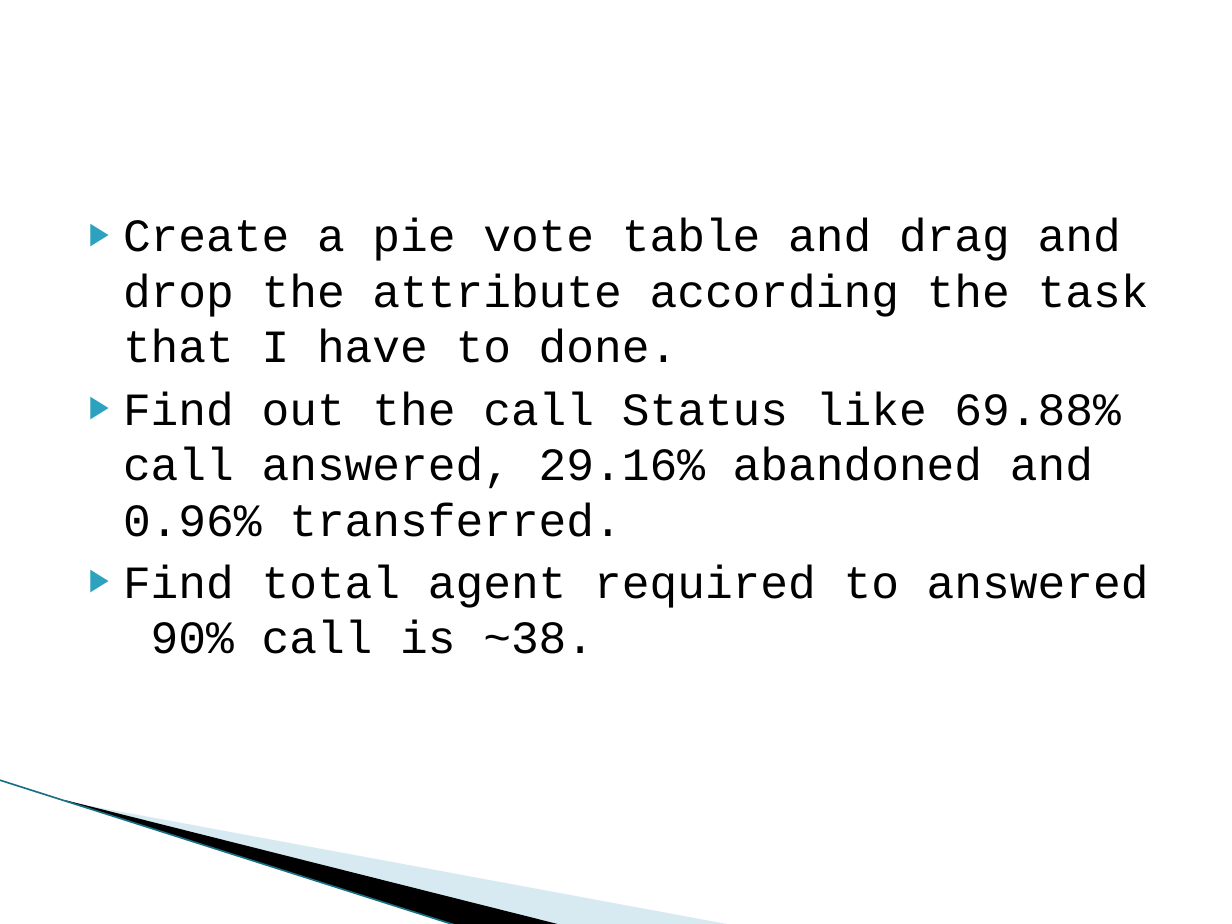
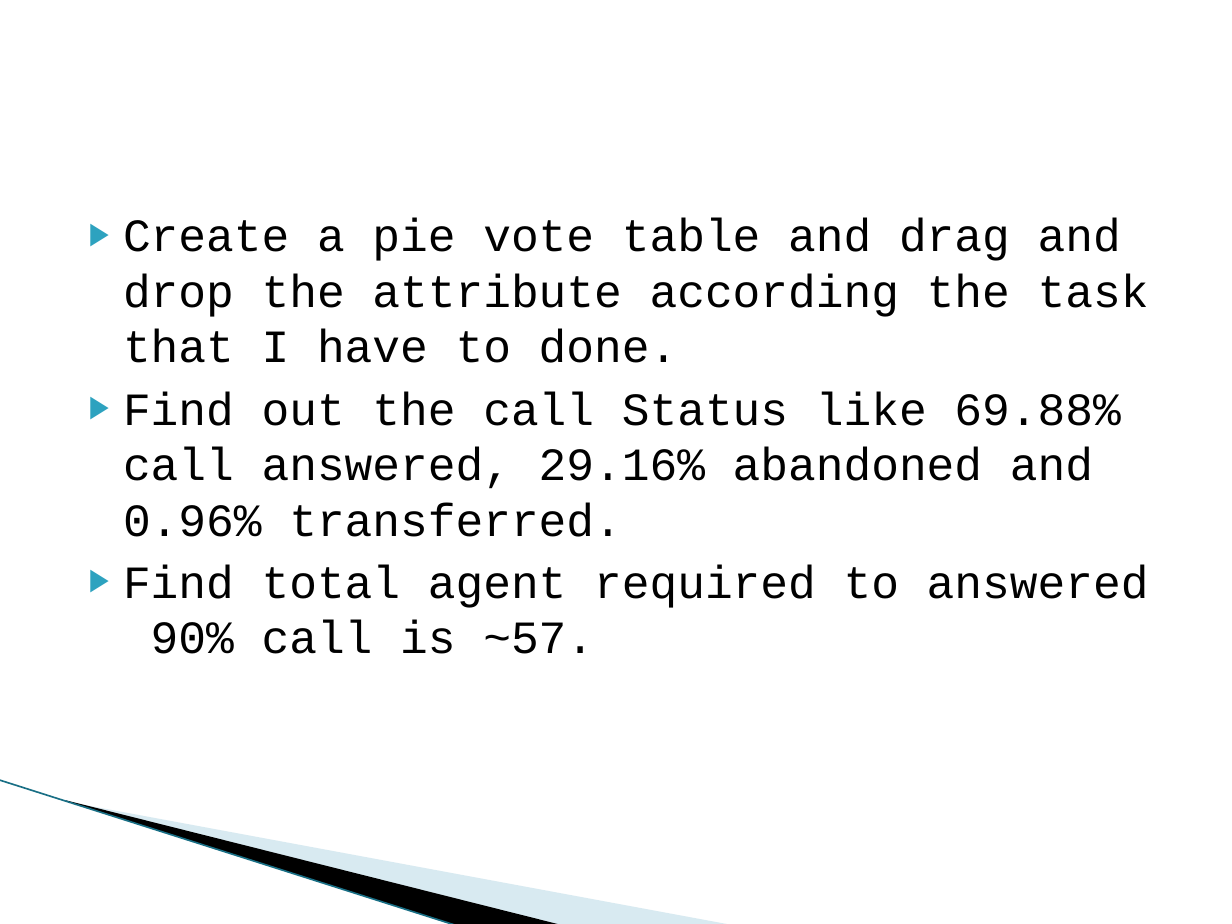
Before and after one commit to ruchita51/Trainity, a slide deck: slide 16 of ABC_call_analysis.pptx. Drawn at 1232x924 pixels with LibreOffice and Linux fonts; fonts in the diff are those of the drawing; background and template pictures are left out. Boxes give left, top, right and bottom in pixels: in the first picture for what was removed or moved away, otherwise in the second. Text is boxed around its words. In the diff, an @@ line names an element or a change of style, - is before the commit and + after.

```diff
--- a/ABC_call_analysis.pptx
+++ b/ABC_call_analysis.pptx
@@ text at (123, 565, 1149, 654): text changed @@
-▶ Find total agent required to answered 90% call is ~38.
+▶ Find total agent required to answered 90% call is ~57.
```
Also in this commit, not shown: 5 slides added, 4 slides removed.
